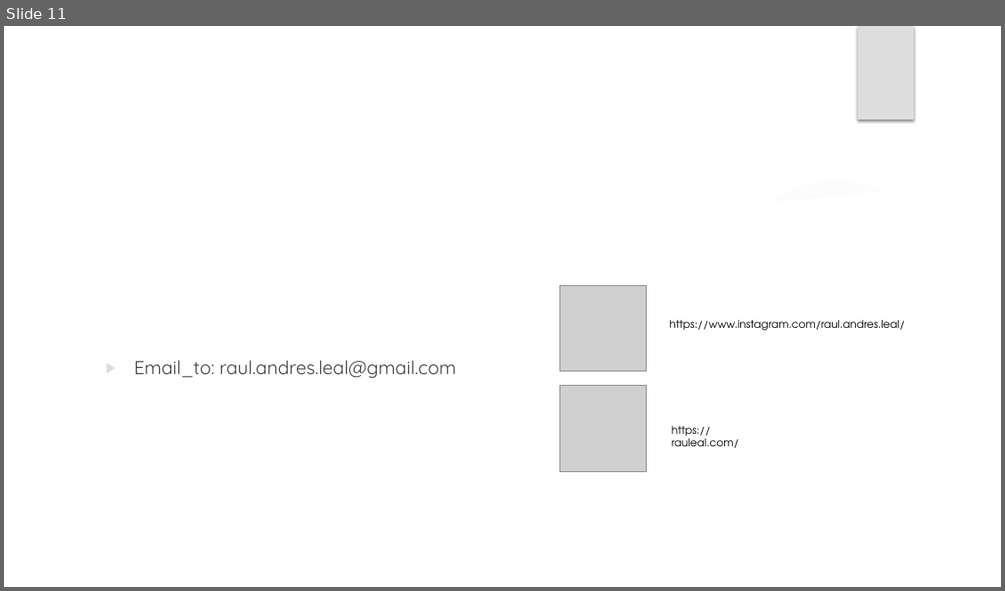
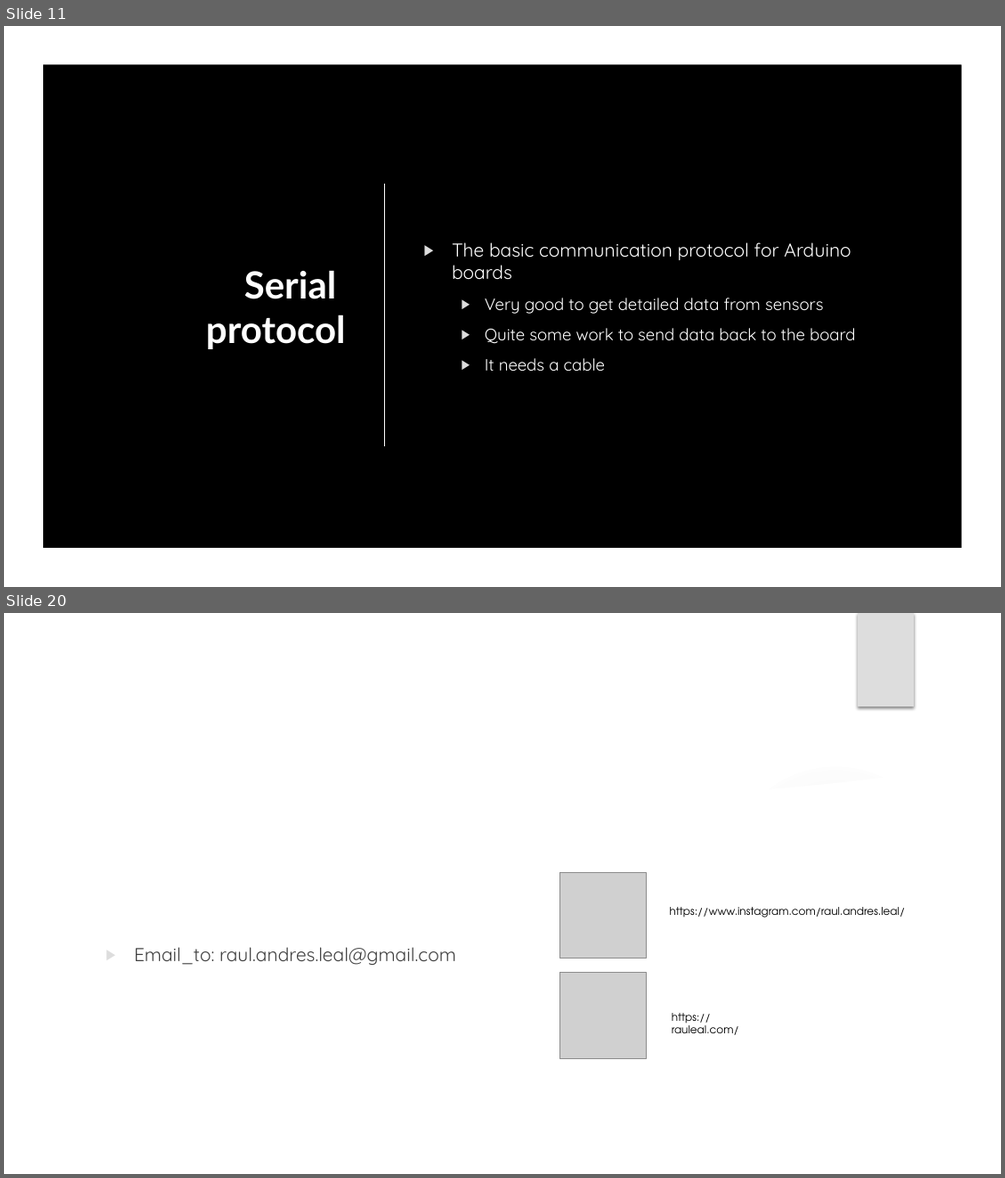
Before and after one commit to Rauleal/TouchDesigner_Bauhaus_workshop, a slide deck: Sensors_Osc Workshop/Workshop_presentation.pptx. Shown one above the other, each under a label of ours: slide 11 before the commit, slides 11 and 20 after it; the slides between them are not shown. The pictures are 1005x591 and 1005x1178 pixels, drawn with LibreOffice and Linux fonts; fonts in the diff are those of the drawing; grey boxes stand for pictures; background and template pictures are left out. Boxes give left, top, right and bottom in pixels: in the first picture for what was removed or moved away, otherwise in the second. Text is boxed around its words. In the diff, an @@ line names an element or a change of style, - is before the commit and + after.

```diff
--- a/Sensors_Osc Workshop/Workshop_presentation.pptx
+++ b/Sensors_Osc Workshop/Workshop_presentation.pptx
@@ slide 11 added at [4, 26, 1001, 587], background picture (left out) @@
@@ freeform shape added at [4, 26, 1001, 587], fill #000000 @@
@@ rectangle added at [4, 26, 1001, 587], fill #000000 @@
@@ freeform shape added at [4, 26, 1001, 587], fill #FFFFFF @@
@@ rectangle added at [858, 26, 914, 119], fill #DDDDDD @@
@@ line added from (385, 184) to (385, 445), #FFFFFF 1.25 pt @@
@@ ellipse added at [4, 244, 347, 587], fill gradient #5F5F5F @@
@@ text added at [452, 242, 855, 370], 16 pt, text #FFFFFF @@
+▶ The basic communication protocol for Arduino boards
+  ▶ Very good to get detailed data from sensors
+  ▶ Quite some work to send data back to the board
+  ▶ It needs a cable
@@ title added at [206, 270, 346, 349], 36 pt, text #FFFFFF, bold @@
+Serial
+protocol
@@ ellipse added at [720, 506, 801, 587], fill gradient #5F5F5F @@
@@ what was slide 11 is now slide 20 @@
```
Also in this commit, not shown: 5 slides changed, 9 other slides added, 1 slide removed, 38 other files.
